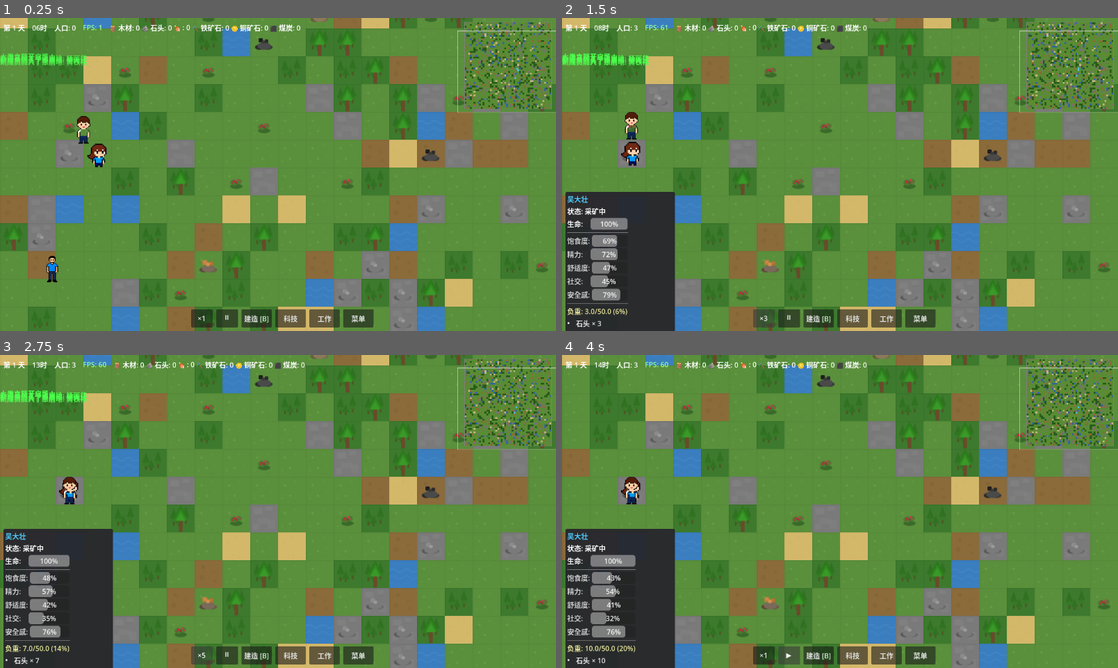
Above: before the commit, frames 1-4 (two rows, left to right).
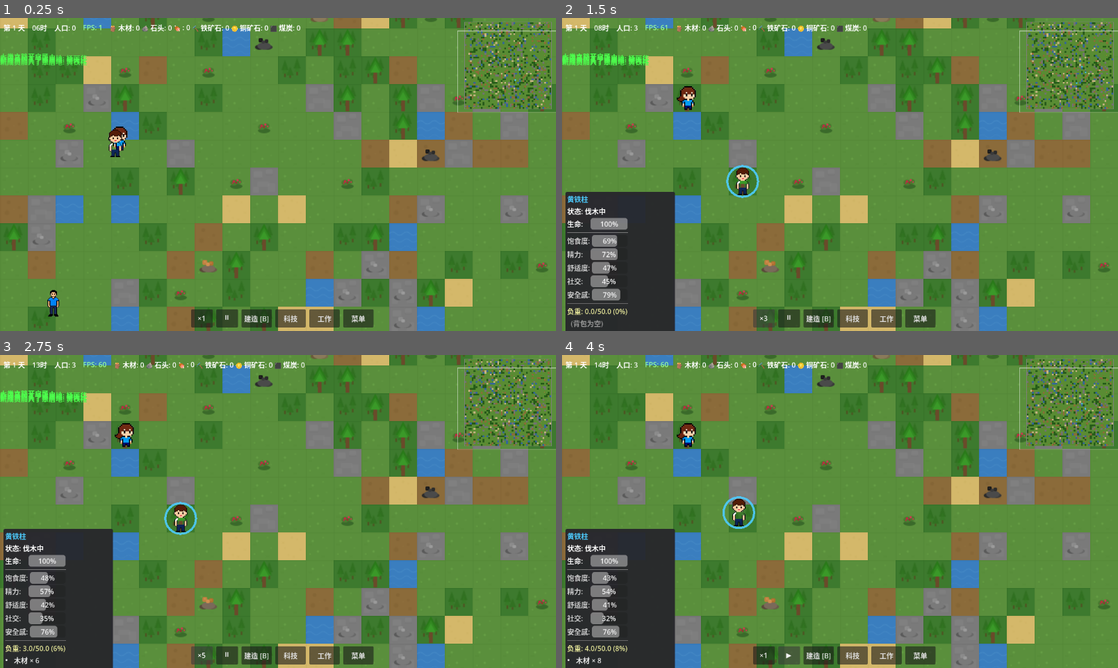
Above: after the commit, the same moments.

Repository: ZhanXuzhao/the-path-of-humanity
Game: Godot game, scene res://scenes/game.tscn
Same seed, same stepped clock (60 frames per second), same inputs: the game is played once before the commit and once after it.
Inputs:
- Up to frame 1 (0.25 s): no input
- Up to frame 2 (1.5 s): click "×1" at 0.5 s; click "×2" at 1.25 s
- Up to frame 3 (2.75 s): click "×3" at 2 s
- Up to frame 4 (4 s): click "×5" at 2.75 s; click "⏸" at 3.5 s

The runs differ from the first frame. In frame 1, 0.9% of the frame differs, in the area x 8-94%, y 16-96%; in frame 2, 1.0%; in frame 3, 1.2%; in frame 4, 1.4%, in the area x 1-95%, y 15-99%.

Commit message:
建造系统重构：分两阶段搬运+建造，物资不足时不创建任务
1. building_system.gd - BuildingInstance 新增 deposited_materials 跟踪已
   搬运到工地的材料，get_missing_materials/is_materials_ready/deposit_material
   等方法；add_construction_progress 增加材料检查；序列化支持
2. settler.gd - _tick_construct 重写为两阶段：fetch（取材料）、
   return_to_site（回工地存材料）、建造（材料齐了才开工）；
   新增 _construct_fetch_from_storage 查找全局资源/存储建筑取材料
3. game.gd - _assign_ai_tasks 建造任务生成增加可用材料检查，
   无材料时跳过建筑让角色做其他工作；新增 _has_material_in_storage

Diff:
--- a/scripts/core/game.gd
+++ b/scripts/core/game.gd
@@ -430,10 +430,30 @@
 	# 收集所有可用任务
 	var tasks = []
 
-	# 1. 建造任务
+	# 1. 建造任务——物资不足时不创建任务，让角色优先做其他工作
 	var uncompleted = building_system.get_uncompleted_buildings() if building_system else []
 	for bld in uncompleted:
 		var data = bld.get_data()
+		if data == null:
+			continue
+
+		# 如果材料已备齐（已搬运到工地），直接创建建造任务
+		# 如果材料未备齐，检查全局是否有可用材料
+		if not bld.is_materials_ready():
+			var has_any_material = false
+			var missing = bld.get_missing_materials()
+			for mat_id in missing.keys():
+				# 检查全局资源池
+				if _gm.has_resource(mat_id, 1):
+					has_any_material = true
+					break
+				# 检查所有存储建筑
+				if _has_material_in_storage(mat_id):
+					has_any_material = true
+					break
+			if not has_any_material:
+				continue  # 没有任何材料可用，跳过此建筑，角色去做其他工作
+
 		var center_pixel = _grid_to_world(bld.grid_pos + bld.get_size() / 2)
 		tasks.append({
 			"id": "construct_%d_%d" % [bld.grid_pos.x, bld.grid_pos.y],
@@ -485,17 +505,20 @@
 		var best_task = null
 		var best_score = INF
 		var best_idx = -1
+		var best_priority = 0  # 记录当前最高优先级
 
 		for i in range(tasks.size()):
 			var t = tasks[i]
 
 			# 检查该定居者是否允许做此工作类型
+			var pri = 0  # 不允许
 			if work_manager:
 				var wt = t.get("work_type", -1)
 				if wt >= 0:
-					var priority = work_manager.get_priority(sid, wt)
-					if priority <= 0:
-						continue  # 该定居者不做此类型工作
+					pri = work_manager.get_priority(sid, wt)
+
+			if pri <= 0:
+				continue  # 该定居者不做此类型工作
 
 			# 制作任务需要检查是否有其他定居者已经在做
 			if t.get("type") == "CRAFT":
@@ -506,17 +529,14 @@
 			var task_pos = t.get("target_world_pos", Vector2.ZERO)
 			var dist = settler.position.distance_squared_to(task_pos) if task_pos != Vector2.ZERO else 0
 
-			# 使用定居者的个人工作优先级计算评分（数字越大优先级越高）
-			var pri = 1  # 默认最低优先级
-			if work_manager:
-				var wt = t.get("work_type", -1)
-				if wt >= 0:
-					pri = work_manager.get_priority(sid, wt)
-
-			# 评分 = 距离 / 优先级权重 (优先级4权重最高)
-			var weighted_dist = dist / max(0.5, float(pri))
-			if weighted_dist < best_score:
-				best_score = weighted_dist
+			# 优先级优先：先比较优先级，同优先级内再比较距离
+			# 优先级1-4，4为最高；用优先级平方放大差距
+			var score = dist / (pri * pri * 2.0)
+
+			# 如果此任务优先级更高，直接覆盖（无论距离）
+			if pri > best_priority or (pri == best_priority and score < best_score):
+				best_priority = pri
+				best_score = score
 				best_task = t
 				best_idx = i
 
@@ -605,3 +625,16 @@
 		grid_pos.x * world.tile_size + world.tile_size / 2.0,
 		grid_pos.y * world.tile_size + world.tile_size / 2.0
 	)
+func _has_material_in_storage(item_id: String) -> bool:
+	"""检查所有已完成的存储建筑中是否有指定材料"""
+	if building_system == null:
+		return false
+	for bld in building_system.get_all_buildings():
+		if not bld.is_completed:
+			continue
+		var bdata = bld.get_data()
+		if bdata == null or bdata.storage_capacity <= 0:
+			continue
+		if bld.inventory != null and bld.inventory.has_item(item_id, 1):
+			return true
+	return false
--- a/scripts/entities/settler.gd
+++ b/scripts/entities/settler.gd
@@ -326,7 +326,7 @@
 	add_skill_experience(current_task.get("skill", ""), 1.0)
 
 func _tick_construct():
-	"""执行一次建造工作"""
+	"""执行一次建造工作——分两阶段：先搬运物资，物资齐了再建造"""
 	var game = get_node_or_null("/root/Game")
 	if game == null or game.building_system == null:
 		complete_task()
@@ -337,31 +337,91 @@
 	if bld == null:
 		complete_task()
 		return
-
 	if bld.is_completed:
 		complete_task()
 		return
 
 	var data = bld.get_data()
+	if data == null:
+		complete_task()
+		return
+
 	var gm = get_node("/root/GameManager")
 
-	# 首次建造时消耗材料
-	if data and data.materials.size() > 0 and gm and not current_task.has("materials_consumed"):
-		var can_afford = true
-		for mat_id in data.materials:
-			var needed = data.materials[mat_id]
-			if not gm.has_resource(mat_id, needed):
-				can_afford = false
-				break
-		if can_afford:
-			for mat_id in data.materials:
-				var needed = data.materials[mat_id]
-				gm.remove_resource(mat_id, needed)
-			current_task["materials_consumed"] = true
-		else:
-			# 材料不足，稍后再试
-			return
-
+	# ========== 阶段1：搬运建筑材料 ==========
+	var construct_phase = current_task.get("construct_phase", "")
+
+	if construct_phase == "fetch":
+		# 到达存储建筑，取材料到背包
+		var storage_pos: Vector2i = current_task.get("fetch_storage_pos", Vector2i.ZERO)
+		var fetch_item = current_task.get("fetch_item_id", "")
+		var fetch_amount = current_task.get("fetch_amount", 0)
+
+		if fetch_item != "" and fetch_amount > 0:
+			var storage_bld = game.building_system.get_building_at(storage_pos)
+			if storage_bld != null and storage_bld.inventory != null:
+				var available = storage_bld.inventory.get_item_count(fetch_item)
+				var to_take = mini(fetch_amount, available)
+				if to_take > 0:
+					var removed = storage_bld.inventory.remove_item(fetch_item, to_take)
+					if removed > 0:
+						inventory.add_item(fetch_item, removed)
+						current_task["fetch_amount"] = fetch_amount - removed
+
+		# 转向回建筑工地
+		current_task["construct_phase"] = "return_to_site"
+		var site_center = _bld_world_center(bld)
+		target_world_pos = site_center
+		state = SettlerState.MOVING
+		return
+
+	if construct_phase == "return_to_site":
+		# 刚从存储建筑取了材料回来，存入建筑工地
+		var fetch_item = current_task.get("fetch_item_id", "")
+		var fetch_amount = current_task.get("fetch_amount", 0)
+		if fetch_item != "" and fetch_amount > 0:
+			var in_bp = inventory.get_item_count(fetch_item)
+			var to_deposit = mini(in_bp, fetch_amount)
+			if to_deposit > 0:
+				var removed = inventory.remove_item(fetch_item, to_deposit)
+				if removed > 0:
+					bld.deposit_material(fetch_item, removed)
+		# 清除搬运标记
+		current_task.erase("fetch_storage_pos")
+		current_task.erase("fetch_item_id")
+		current_task.erase("fetch_amount")
+		current_task.erase("construct_phase")
+		# 继续检查是否还需要搬运其他材料
+
+	# 检查是否还缺材料
+	var missing = bld.get_missing_materials()
+	if not missing.is_empty():
+		# 先检查背包有没有可用的建筑材料，有的话直接存入
+		var deposited_any = false
+		for mat_id in missing.keys():
+			if inventory.has_item(mat_id, 1):
+				var in_bp = inventory.get_item_count(mat_id)
+				var to_deposit = mini(in_bp, missing[mat_id])
+				if to_deposit > 0:
+					var removed = inventory.remove_item(mat_id, to_deposit)
+					if removed > 0:
+						bld.deposit_material(mat_id, removed)
+						deposited_any = true
+
+		if deposited_any:
+			# 重新检查材料是否齐了
+			missing = bld.get_missing_materials()
+
+		if not missing.is_empty():
+			# 背包里的不够，去存储建筑取材料
+			if _construct_fetch_from_storage(bld, missing):
+				return  # 正在前往存储建筑取材料
+			else:
+				# 没有任何材料可用，无法建造
+				complete_task()
+				return
+
+	# ========== 阶段2：建造（物资已齐） ==========
 	# 增加建造进度（技能越高建造越快）
 	var skill_level = get_skill("construction")
 	var work_amount = 1.0 + skill_level * 0.3
@@ -370,12 +430,72 @@
 	# 检查是否刚完成
 	if game.building_system.get_building_at(grid_pos) and game.building_system.get_building_at(grid_pos).is_completed:
 		var name_str = data.name if data else "建筑"
-		var gm_notify = get_node("/root/GameManager")
-		if gm_notify:
-			gm_notify.show_notification("%s 建造完成！" % name_str, gm_notify.NotificationType.SUCCESS)
+		if gm:
+			gm.show_notification("%s 建造完成！" % name_str, gm.NotificationType.SUCCESS)
 		complete_task()
 
 	add_skill_experience("construction", 1.0)
+
+func _construct_fetch_from_storage(bld, missing: Dictionary) -> bool:
+	"""查找最近的存储建筑取建筑材料，返回是否找到材料去向"""
+	var game = get_node_or_null("/root/Game")
+	if game == null:
+		return false
+
+	var gm = get_node("/root/GameManager")
+	if gm == null:
+		return false
+
+	var best_storage = null
+	var best_mat_id = ""
+	var best_dist = INF
+
+	for mat_id in missing.keys():
+		var needed = missing[mat_id]
+		# 1. 检查全局资源池
+		if gm.has_resource(mat_id, 1):
+			# 从全局取，直接加入背包
+			var available = gm.get_resource(mat_id)
+			var to_take = mini(needed, available)
+			gm.remove_resource(mat_id, to_take)
+			inventory.add_item(mat_id, to_take)
+			# 标记回程，下一帧会存入建筑
+			current_task["construct_phase"] = "return_to_site"
+			current_task["fetch_item_id"] = mat_id
+			current_task["fetch_amount"] = to_take
+			# 重新走向建筑工地
+			var site_center = _bld_world_center(bld)
+			target_world_pos = site_center
+			state = SettlerState.MOVING
+			return true
+
+		# 2. 检查存储建筑
+		var storage_blds = _find_nearby_storage(99999)
+		for sbld in storage_blds:
+			if sbld.inventory == null:
+				continue
+			if sbld.inventory.has_item(mat_id, 1):
+				var center = _bld_world_center(sbld)
+				var dist = position.distance_squared_to(center)
+				if dist < best_dist:
+					best_dist = dist
+					best_storage = sbld
+					best_mat_id = mat_id
+
+	if best_storage != null and best_mat_id != "":
+		var needed = missing[best_mat_id]
+		var center = _bld_world_center(best_storage)
+		current_task["fetch_storage_pos"] = best_storage.grid_pos
+		current_task["fetch_item_id"] = best_mat_id
+		current_task["fetch_amount"] = needed
+		current_task["construct_phase"] = "fetch"
+		target_world_pos = center
+		state = SettlerState.MOVING
+		return true
+
+	# 3. 检查建筑工地附近的地面资源（如木材/石头堆）
+	# 简化：无可用材料
+	return false
 
 func _tick_craft():
 	"""执行一次制作工作"""
@@ -624,6 +744,16 @@
 		complete_task()
 		return
 
+	# 检查是否在存储建筑附近（防止虚空转移）
+	var bld_center = _bld_world_center(bld)
+	var dist_to_bld = position.distance_to(bld_center)
+	var max_store_dist = _settler_setting("storage_search_radius", 300.0) * 0.3  # 默认为搜索半径的30%
+	if dist_to_bld > max_store_dist:
+		# 距离太远，重新走向建筑
+		target_world_pos = bld_center
+		state = SettlerState.MOVING
+		return
+
 	if item_id != "" and amount > 0:
 		# 指定物品——仅搬运指定物品
 		var removed = inventory.remove_item(item_id, amount)
--- a/scripts/systems/building_system.gd
+++ b/scripts/systems/building_system.gd
@@ -23,6 +23,7 @@
 	var production_timer: float = 0.0
 	var inventory = null
 	var assigned_settlers: Array[String] = []  # settler IDs
+	var deposited_materials: Dictionary = {}  # 已搬运到工地的建筑材料 {item_id: amount}
 
 	func get_data():
 		return ItemDefinitions.get_building(building_id)
@@ -35,6 +36,38 @@
 		if rotation == 90 or rotation == 270:
 			return Vector2i(data.size.y, data.size.x)
 		return data.size
+
+	func get_missing_materials() -> Dictionary:
+		"""返回还缺少的建筑材料 {item_id: amount}"""
+		var data = get_data()
+		if data == null or data.materials.is_empty():
+			return {}
+		var missing = {}
+		for mat_id in data.materials:
+			var needed = data.materials[mat_id]
+			var deposited = deposited_materials.get(mat_id, 0)
+			var still_needed = needed - deposited
+			if still_needed > 0:
+				missing[mat_id] = still_needed
+		return missing
+
+	func is_materials_ready() -> bool:
+		"""检查是否所有建筑材料都已备齐"""
+		return get_missing_materials().is_empty()
+
+	func deposit_material(item_id: String, amount: int) -> int:
+		"""存入建筑材料，返回未消耗的剩余数量"""
+		var data = get_data()
+		if data == null:
+			return amount
+		var needed = data.materials.get(item_id, 0)
+		var deposited = deposited_materials.get(item_id, 0)
+		var can_take = needed - deposited
+		if can_take <= 0:
+			return amount  # 已够，全部退回
+		var to_add = mini(amount, can_take)
+		deposited_materials[item_id] = deposited + to_add
+		return amount - to_add  # 返回多余的部分
 
 	func _init(id: String, pos: Vector2i):
 		building_id = id
@@ -116,6 +149,10 @@
 		return false
 	if bld.is_completed:
 		return true
+
+	# 物资未备齐不能建造
+	if not bld.is_materials_ready():
+		return false
 
 	bld.construction_progress += amount
 	var data = bld.get_data()
@@ -266,7 +303,8 @@
 				"progress": bld.construction_progress,
 				"completed": bld.is_completed,
 				"prod_timer": bld.production_timer,
-				"inventory": bld.inventory.to_dict() if bld.inventory else null
+				"inventory": bld.inventory.to_dict() if bld.inventory else null,
+				"deposited_materials": bld.deposited_materials.duplicate()
 			}
 	return data
 
@@ -281,6 +319,8 @@
 		bld.construction_progress = b_data.progress
 		bld.is_completed = b_data.completed
 		bld.production_timer = b_data.prod_timer
+		if b_data.has("deposited_materials"):
+			bld.deposited_materials = b_data.deposited_materials.duplicate()
 		if b_data.inventory != null and bld.inventory != null:
 			bld.inventory.from_dict(b_data.inventory)
 
